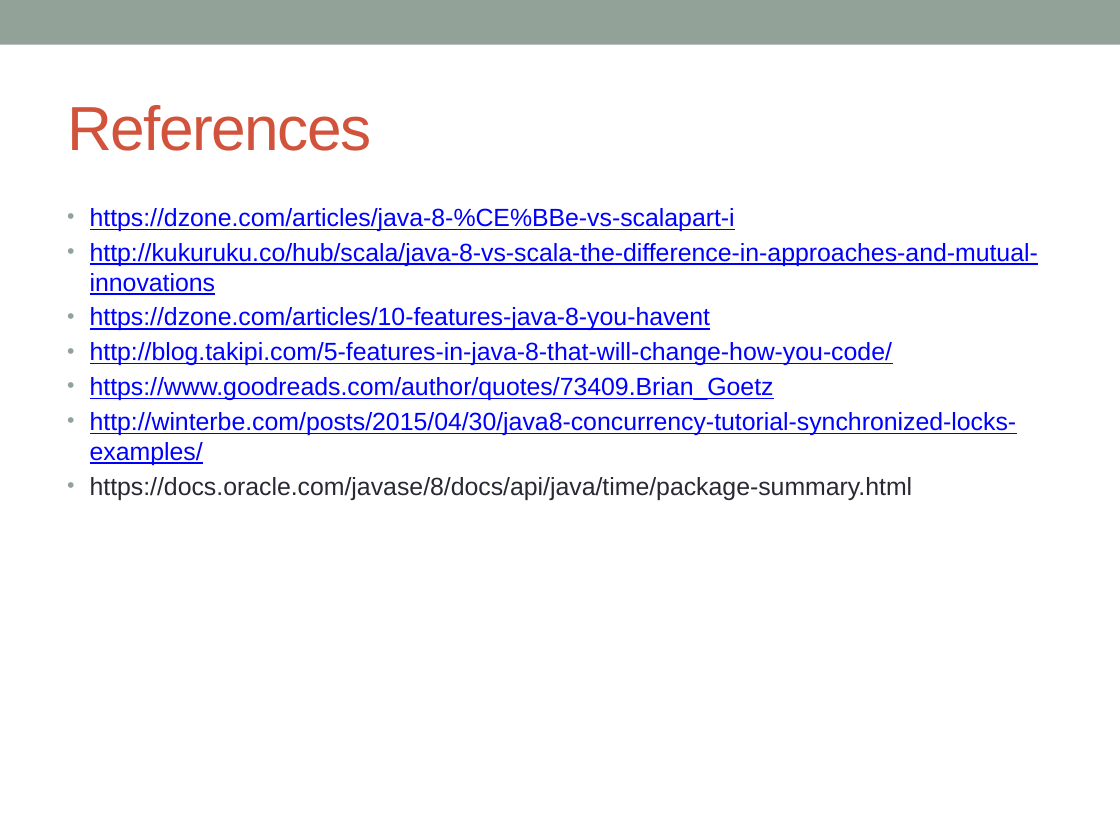
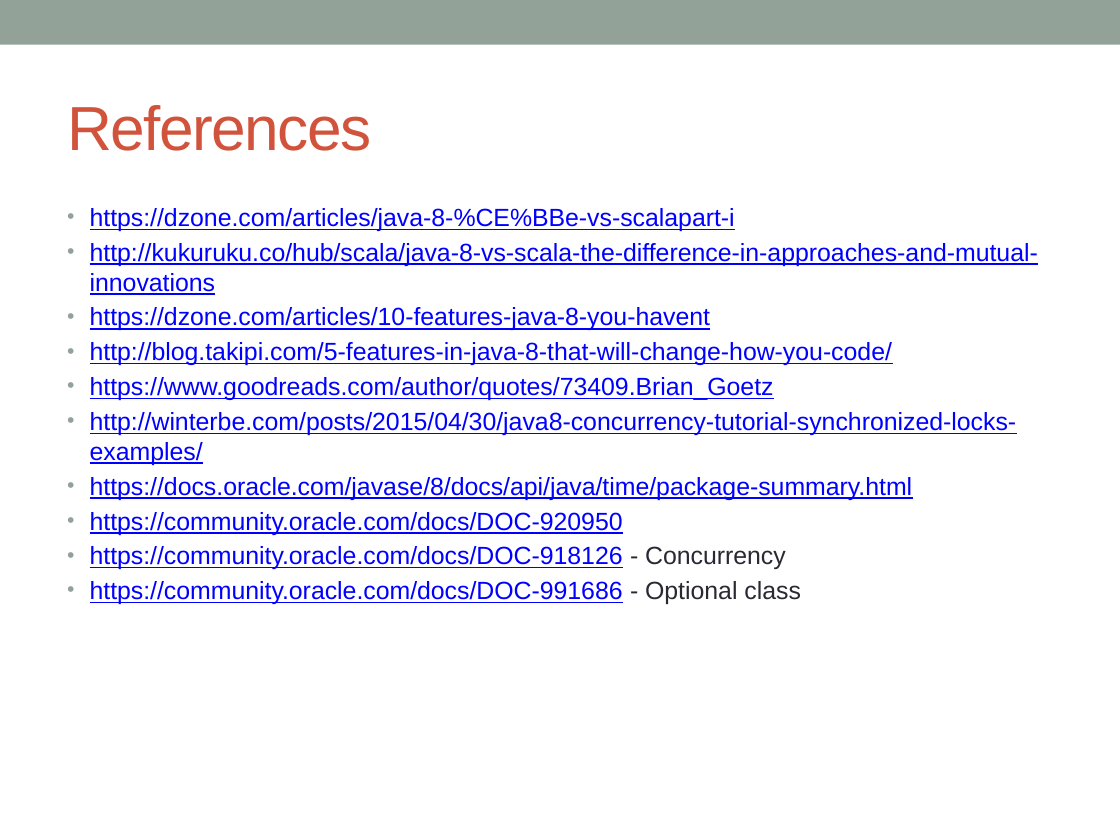
Before and after one commit to notionquest/ProjectDocumentation, a slide deck: slide 10 of Java8.pptx (slide 8 before the commit). Drawn at 1120x840 pixels with LibreOffice and Linux fonts; fonts in the diff are those of the drawing. Boxes give left, top, right and bottom in pixels: in the first picture for what was removed or moved away, otherwise in the second. Text is boxed around its words. In the diff, an @@ line names an element or a change of style, - is before the commit and + after.

```diff
--- a/Java8.pptx
+++ b/Java8.pptx
@@ text at (90,477,913,500): text colour #292934 to #0000FF, underline on in "https://docs.oracle.com/javase/8/docs/api/java/time/package- ..." @@
@@ text at (90,512,801,604): paragraphs added @@
+• https://community.oracle.com/docs/DOC-920950
+• https://community.oracle.com/docs/DOC-918126 - Concurrency
+• https://community.oracle.com/docs/DOC-991686 - Optional class
```
Also in this commit, not shown: 2 slides added, 5 other files.
